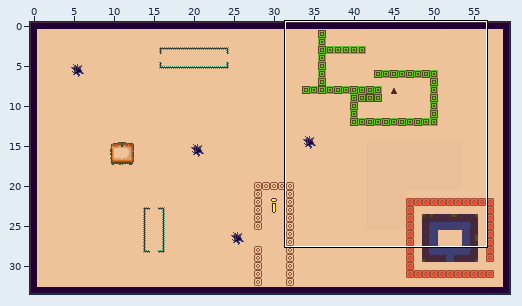
Two states of a Tiled map, mapa/escena1.tmx. Above, an overview of the earlier version with the close-up marked.
Close-up. Before the edit:
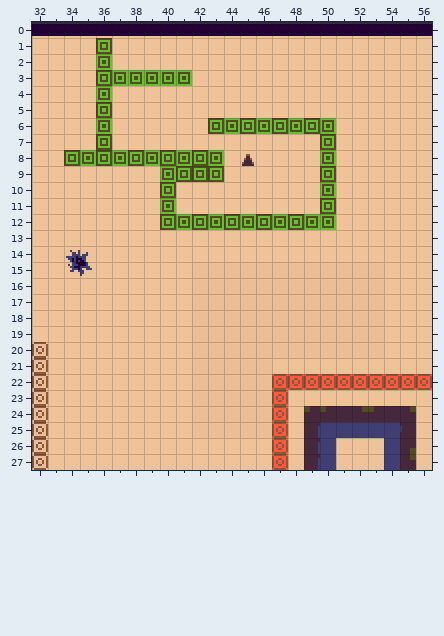
Cells are 8x8 px. Shown: x 32..56, y 0..27. The commit also changed other parts of the map, which this record leaves out.
Once edited:
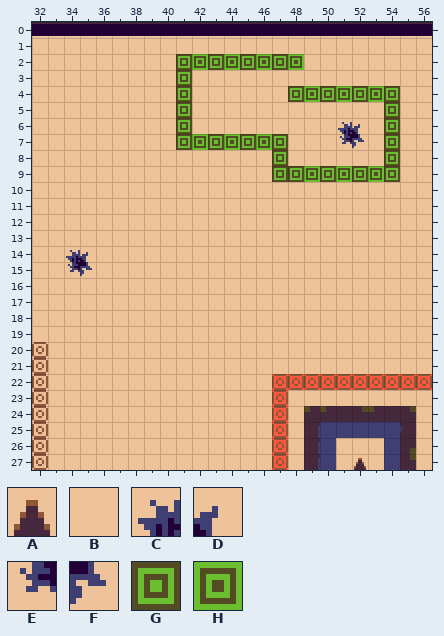
Key: from "fondo_tileset": A 3, B 13, C 15, D 16, E 27, F 28, G 36, H 37.
_ is an empty cell, . an unchanged one.
Difference:
--- layer "piso"
@@ x 34..54 @@
- 1 ..G..................
- 2 ..H....BBBBBBBB......
- 3 ..GHHHHH.............
- 4 ..H....B......BBBBBBB
- 5 ..G....B............B
- 6 ..H....B.GHGHGHGHBB.B
- 7 ..G....BBBBBBB..GBB.B
- 8 GHGHGHGHGH.A.B..H...B
- 9 ......HGGG...BBB.BBBB
-10 ......G.........H....
-11 ......H.........G....
-12 ......GHGHGHGHGHH....
+ 1 ..B..................
+ 2 ..B....GHGHGHGH......
+ 3 ..BBBBBG.............
+ 4 ..B....G......GHGHGHG
+ 5 ..B....G............G
+ 6 ..B....G.BBBBBBBBCD.G
+ 7 ..B....GHGHGHG..BEF.G
+ 8 BBBBBBBBBB.B.G..B...G
+ 9 ......BBBB...GGH.HGHG
+10 ......B.........B....
+11 ......B.........B....
+12 ......BBBBBBBBBBB....
@@ x 52..52 @@
-27 B
+27 A
Boxes around the changes in both close-ups, in picture pixels (x1, y1, x2, y2):
changed: (64, 38, 400, 230)
changed: (354, 458, 366, 470)
